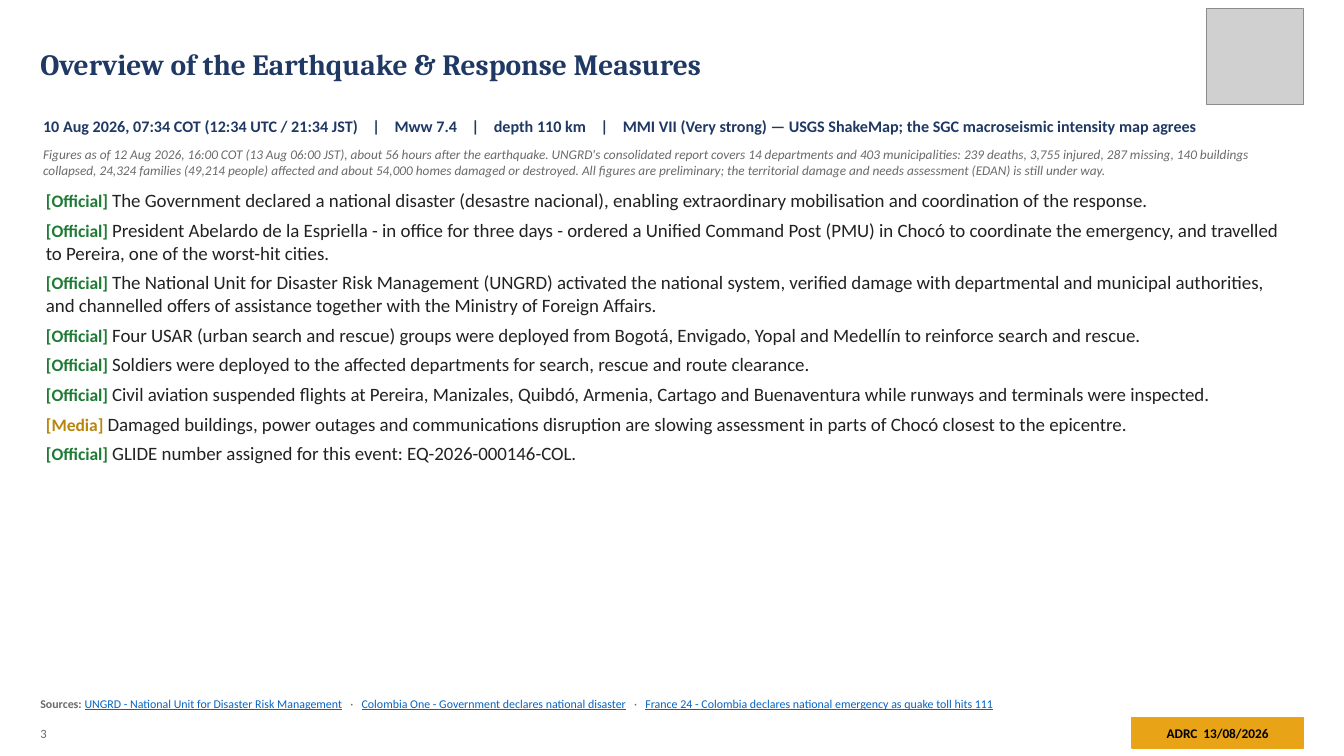
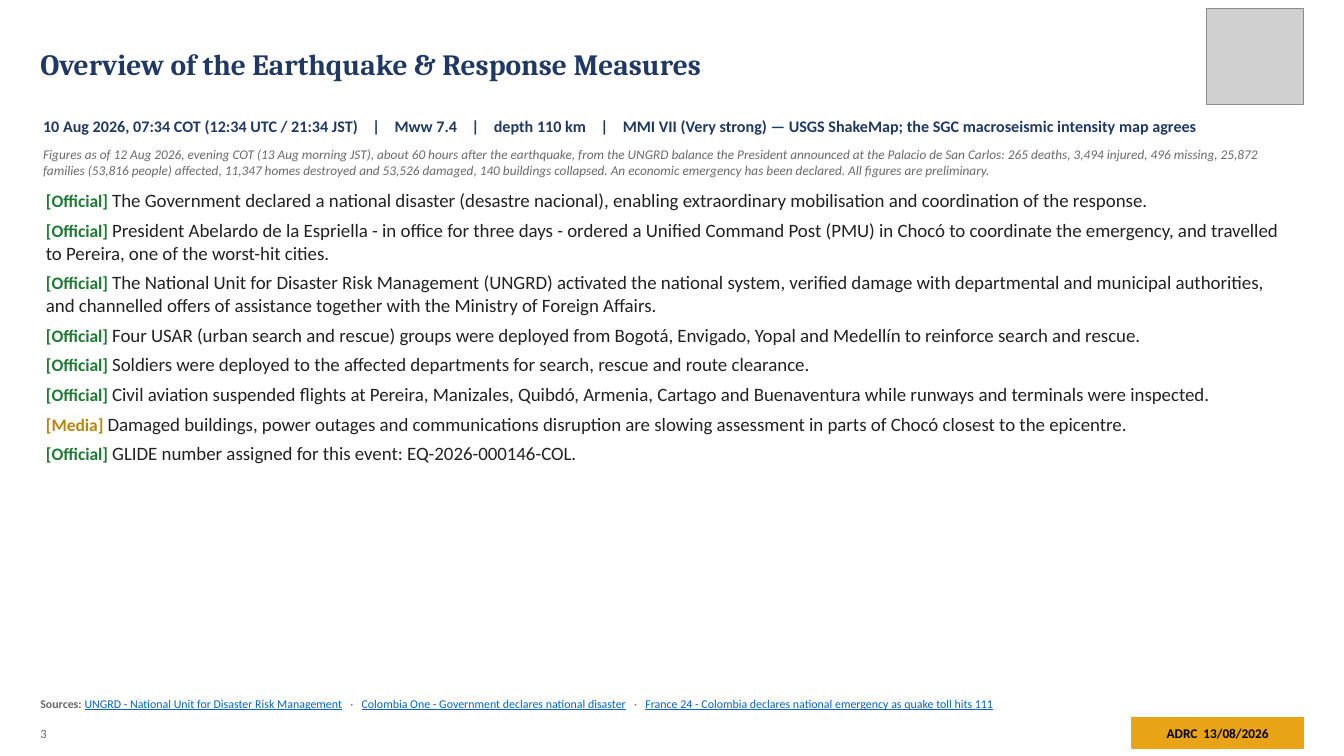
Before and after one commit to kochobi-max/whatsmap, a slide deck: slide 3 of reports/colombia_eq_20260810/output/ADRC_EQ_COL_Choco_20260810_EN.pptx. Drawn at 1344x756 pixels with LibreOffice and Linux fonts; fonts in the diff are those of the drawing; grey boxes stand for pictures. Boxes give left, top, right and bottom in pixels: in the first picture for what was removed or moved away, otherwise in the second. Text is boxed around its words. In the diff, an @@ line names an element or a change of style, - is before the commit and + after.

```diff
--- a/reports/colombia_eq_20260810/output/ADRC_EQ_COL_Choco_20260810_EN.pptx
+++ b/reports/colombia_eq_20260810/output/ADRC_EQ_COL_Choco_20260810_EN.pptx
@@ text at [43,149,1258,177]: text changed @@
-Figures as of 12 Aug 2026, 16:00 COT (13 Aug 06:00 JST), about 56 hours after the earthquake. UNGRD's consolidated report covers 14 departments and 403 municipalities: 239 deaths, 3,755 injured, 287 missing, 140 buildings collapsed, 24,324 families (49,214 people) affected and about 54,000 homes damaged or destroyed. All figures are preliminary; the territorial damage and needs assessment (EDAN) is still under way.
+Figures as of 12 Aug 2026, evening COT (13 Aug morning JST), about 60 hours after the earthquake, from the UNGRD balance the President announced at the Palacio de San Carlos: 265 deaths, 3,494 injured, 496 missing, 25,872 families (53,816 people) affected, 11,347 homes destroyed and 53,526 damaged, 140 buildings collapsed. An economic emergency has been declared. All figures are preliminary.
```
Also in this commit, not shown: 12 other slides changed, 7 other files.
